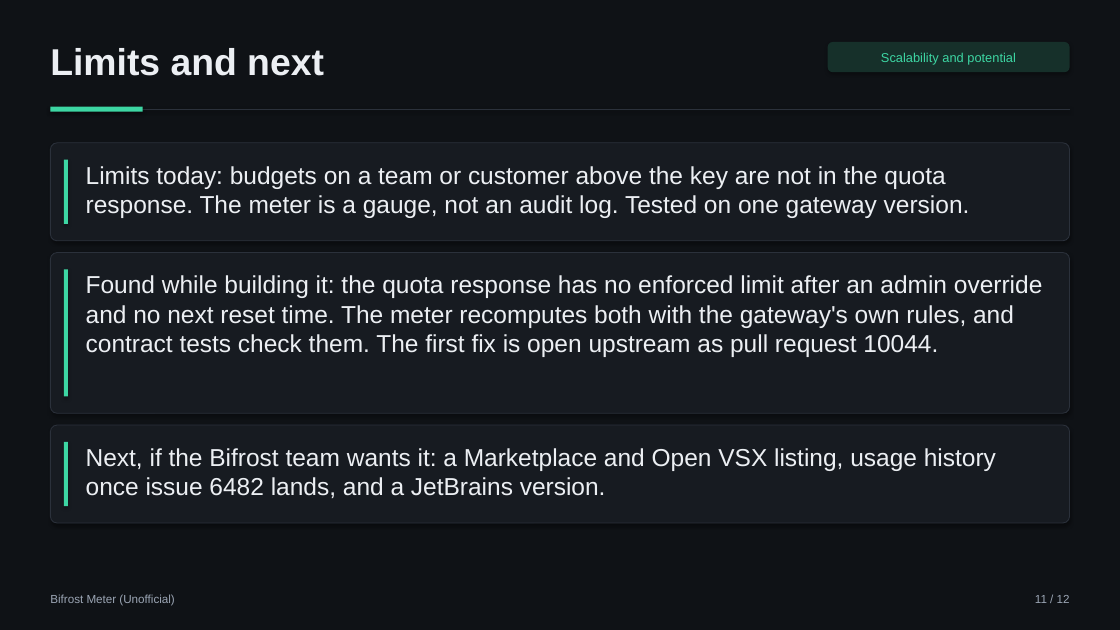
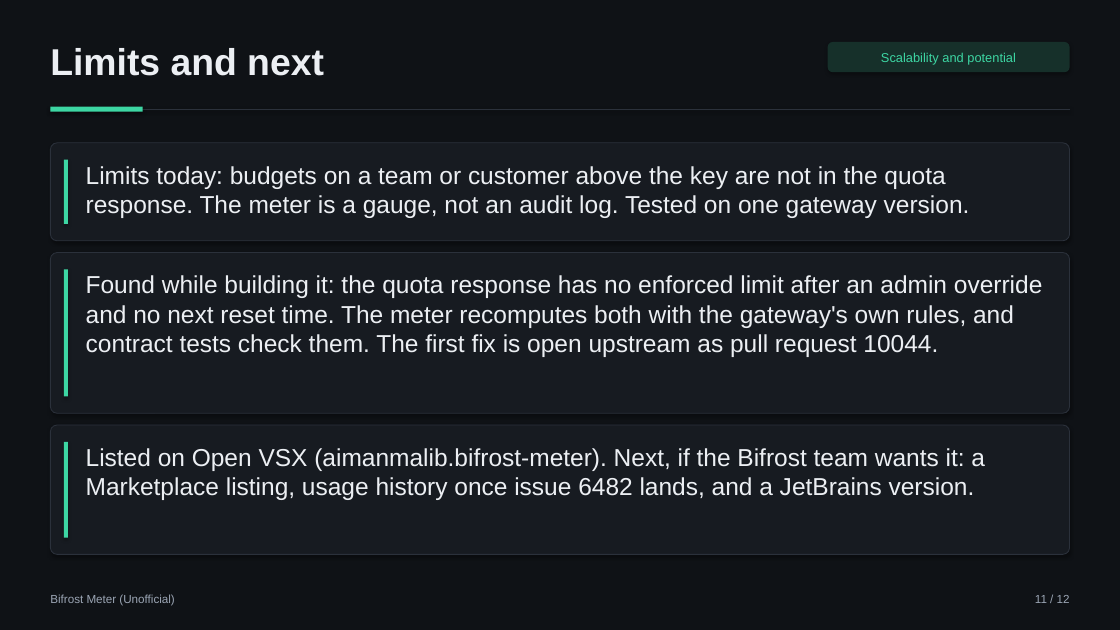
Before and after one commit to aimanmalib/bifrost-meter, a slide deck: slide 11 of deck/bifrost-meter.pptx. Drawn at 1120x630 pixels with LibreOffice and Linux fonts; fonts in the diff are those of the drawing. Boxes give left, top, right and bottom in pixels: in the first picture for what was removed or moved away, otherwise in the second. Text is boxed around its words. In the diff, an @@ line names an element or a change of style, - is before the commit and + after.

```diff
--- a/deck/bifrost-meter.pptx
+++ b/deck/bifrost-meter.pptx
@@ rounded rectangle: place and size @@
-rounded rectangle at box(50, 425, 1070, 523)
+rounded rectangle at box(50, 425, 1070, 555)
@@ rounded rectangle at box(50, 425, 1070, 555): proportions changed @@
@@ rectangle: place and size @@
-rectangle at box(64, 442, 68, 507)
+rectangle at box(64, 442, 68, 538)
@@ text at box(86, 448, 985, 500): text changed @@
-Next, if the Bifrost team wants it: a Marketplace and Open VSX listing, usage history once issue 6482 lands, and a JetBrains version.
+Listed on Open VSX (aimanmalib.bifrost-meter). Next, if the Bifrost team wants it: a Marketplace listing, usage history once issue 6482 lands, and a JetBrains version.
```
Also in this commit, not shown: 4 other files.
